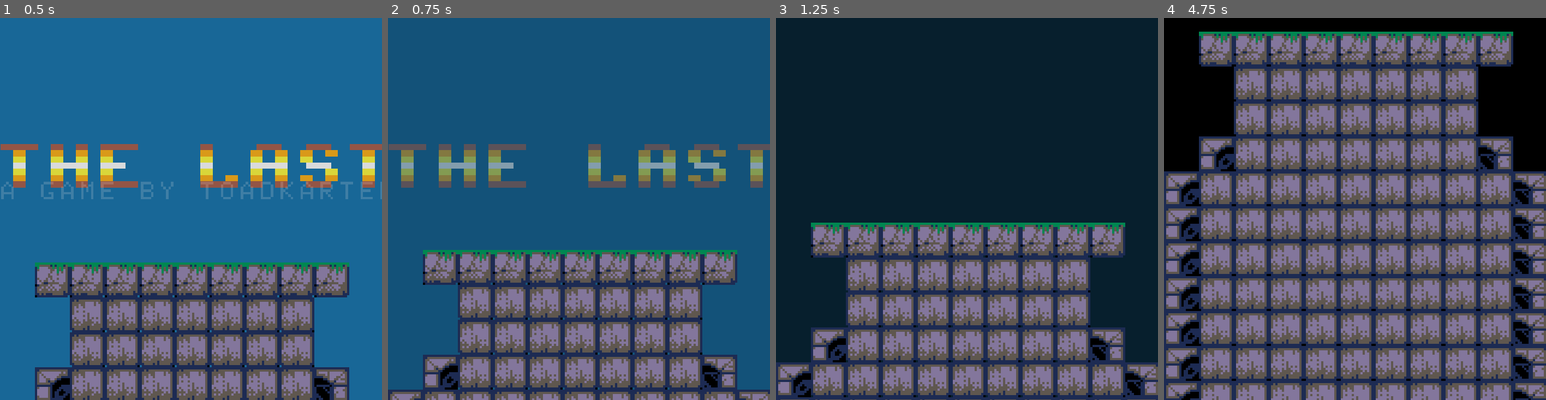
Above: before the commit, frames 1-4 (left to right).
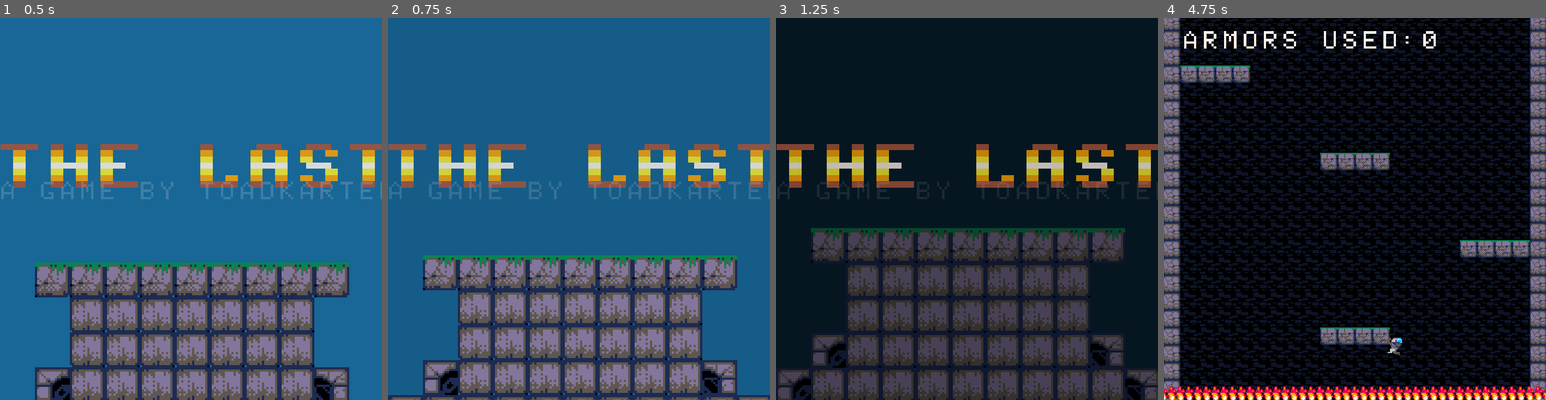
Above: after the commit, the same moments.

Repository: toadkarter/ToyBoxJam2023
Game: Godot game, scene res://Scenes/Game/Main/main.tscn
Two runs of this game, one before a commit and one after it. Both use one fixed random seed, a clock stepped at 60 frames per second and the inputs below. Before the commit the project starts from res://Scenes/Game/Intro/Intro.tscn.
Inputs:
- Up to frame 1 (0.5 s): no input
- Up to frame 2 (0.75 s): tap Enter at 0.5 s; hold Right (move_right) from 0.53 s (still down); tap Space (jump) at 0.6 s
- Up to frame 3 (1.25 s): keep holding Right (move_right); tap Space (jump) at 0.77, 1.07 s
- Up to frame 4 (4.75 s): tap Space (jump) at 1.35, 1.52, 1.82, 2.1, 2.85, 3.02, 3.32, 3.6, 3.77, 4.07, 4.35, 4.52 s; release Right (move_right) at 2.03 s; hold Left (move_left) 2.03-2.78 s; hold Right (move_right) 2.78-4.28 s; hold Left (move_left) from 4.28 s (still down)

Frame 1 is identical in both runs. In frame 2, 21% of the frame differs, in the area x 0-100%, y 33-100%; in frame 3, 36%; in frame 4, 89%, in the area x 0-100%, y 0-100%.

Commit message:
Hooked up intro to the main node with a lead in into the main game

Diff:
--- a/Scenes/Game/Intro/Intro.gd
+++ b/Scenes/Game/Intro/Intro.gd
@@ -21,9 +21,9 @@
 
 
 func _process(delta: float) -> void:
-	if Input.is_anything_pressed():
+	if Input.is_action_just_pressed("jump"):
 		if scroll_has_started:
-			intro_finished.emit()
+			_finish_intro()
 		else:
 			_start_intro()
 
@@ -36,3 +36,10 @@
 	sky_animations.play("sky_darken")
 	audio_player.play()
 	scroll_has_started = true
+
+
+func _finish_intro() -> void:
+	var seconds_to_wait: float = hud_animations.get_animation("fade_out").length
+	hud_animations.play("fade_out")
+	await get_tree().create_timer(seconds_to_wait).timeout
+	intro_finished.emit()
--- a/Scenes/Game/Intro/Intro.tscn
+++ b/Scenes/Game/Intro/Intro.tscn
@@ -36,14 +36,14 @@
 tracks/2/type = "value"
 tracks/2/imported = false
 tracks/2/enabled = true
-tracks/2/path = NodePath("Sky:self_modulate")
+tracks/2/path = NodePath(".:modulate")
 tracks/2/interp = 1
 tracks/2/loop_wrap = true
 tracks/2/keys = {
 "times": PackedFloat32Array(0),
 "transitions": PackedFloat32Array(1),
 "update": 0,
-"values": [Color(0.890196, 0.890196, 0.890196, 1)]
+"values": [Color(1, 1, 1, 1)]
 }
 
 [sub_resource type="Animation" id="Animation_xfx0v"]
@@ -73,25 +73,25 @@
 "values": [Color(1, 1, 1, 0), Color(1, 1, 1, 0), Color(1, 1, 1, 1)]
 }
 
-[sub_resource type="Animation" id="Animation_t1piw"]
-resource_name = "sky_darken"
+[sub_resource type="Animation" id="Animation_cvxsg"]
+resource_name = "fade_out"
 tracks/0/type = "value"
 tracks/0/imported = false
 tracks/0/enabled = true
-tracks/0/path = NodePath("Sky:self_modulate")
+tracks/0/path = NodePath(".:modulate")
 tracks/0/interp = 1
 tracks/0/loop_wrap = true
 tracks/0/keys = {
 "times": PackedFloat32Array(0, 1),
 "transitions": PackedFloat32Array(1, 1),
 "update": 0,
-"values": [Color(0.890196, 0.890196, 0.890196, 1), Color(0, 0, 0, 1)]
+"values": [Color(1, 1, 1, 1), Color(0, 0, 0, 1)]
 }
 
 [sub_resource type="AnimationLibrary" id="AnimationLibrary_ufb3y"]
 _data = {
 "RESET": SubResource("Animation_e0x50"),
-"sky_darken": SubResource("Animation_t1piw"),
+"fade_out": SubResource("Animation_cvxsg"),
 "title_fade": SubResource("Animation_xfx0v")
 }
 
--- a/Scenes/Game/Main/main.gd
+++ b/Scenes/Game/Main/main.gd
@@ -2,9 +2,20 @@
 
 
 @export var level_scene: PackedScene
+@export var intro_scene: PackedScene
+
+var intro: Node2D
+var level: Node2D
 
 
-# Called when the node enters the scene tree for the first time.
 func _ready() -> void:
-	var level = level_scene.instantiate()
+	intro = intro_scene.instantiate()
+	add_child(intro)
+
+	intro.connect("intro_finished", _on_intro_finished)
+
+
+func _on_intro_finished() -> void:
+	intro.queue_free()
+	level = level_scene.instantiate()
 	add_child(level)
--- a/Scenes/Game/Main/main.tscn
+++ b/Scenes/Game/Main/main.tscn
@@ -1,8 +1,10 @@
-[gd_scene load_steps=3 format=3 uid="uid://brxorhpm1bdi0"]
+[gd_scene load_steps=4 format=3 uid="uid://brxorhpm1bdi0"]
 
 [ext_resource type="Script" path="res://Scenes/Game/Main/main.gd" id="1_uc3ia"]
 [ext_resource type="PackedScene" uid="uid://dpb656nt13lxy" path="res://Scenes/level.tscn" id="2_fg751"]
+[ext_resource type="PackedScene" uid="uid://dbiyjbads78pw" path="res://Scenes/Game/Intro/Intro.tscn" id="3_rvtb3"]
 
 [node name="Main" type="Node2D"]
 script = ExtResource("1_uc3ia")
 level_scene = ExtResource("2_fg751")
+intro_scene = ExtResource("3_rvtb3")
--- a/Scenes/level.tscn
+++ b/Scenes/level.tscn
@@ -187,7 +187,6 @@
 format = 2
 layer_0/tile_data = PackedInt32Array(1114116, 65536, 0, 1114117, 65536, 0, 1114118, 65536, 0, 1114119, 65536, 0, 111412 …(126751 unchanged characters)…
 script = ExtResource("2_7nbtq")
-debug_stop_music = true
 player_scene = ExtResource("2_kb2gi")
 checkpoints = [NodePath("Checkpoint1"), NodePath("Checkpoint2"), NodePath("Checkpoint3"), NodePath("Checkpoint4"), NodePath("Checkpoint5"), NodePath("Checkpoint6")]
 death_texts = Array[String](["My will falters", "I must go on"])
--- a/project.godot
+++ b/project.godot
@@ -11,7 +11,7 @@
 [application]
 
 config/name="ToyBoxJam2023"
-run/main_scene="res://Scenes/Game/Intro/Intro.tscn"
+run/main_scene="res://Scenes/Game/Main/main.tscn"
 config/features=PackedStringArray("4.1", "GL Compatibility")
 config/icon="res://icon.svg"
 
